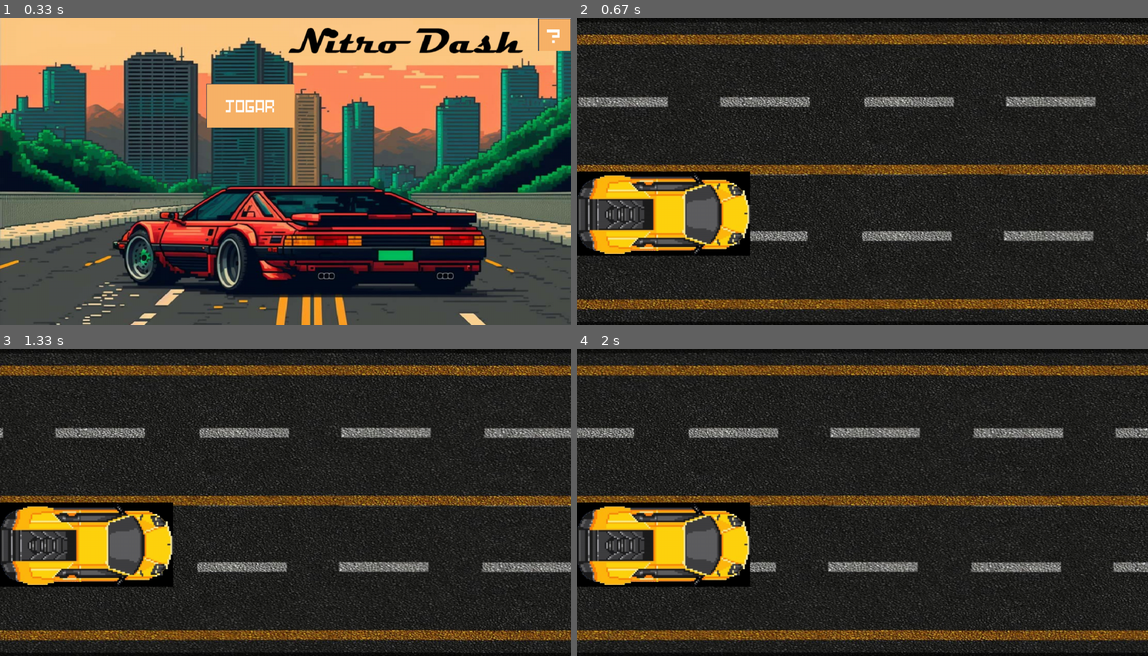
Above: before the commit, frames 1-4 (two rows, left to right).
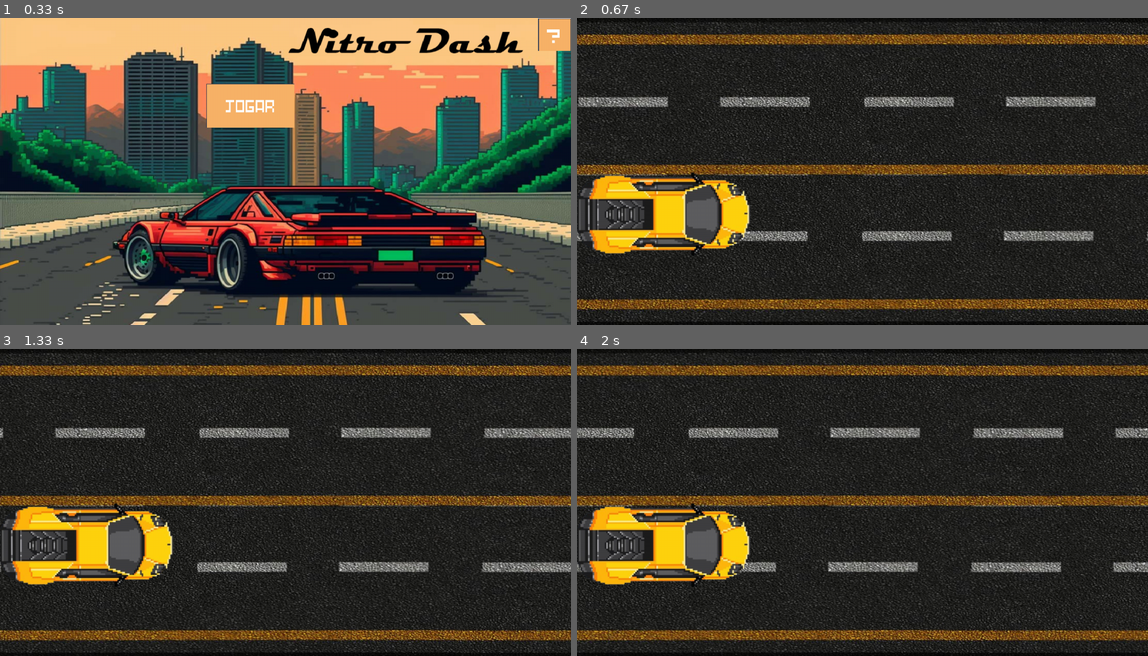
Above: after the commit, the same moments.

Repository: wellingtonrs07/PyGame_2023
Game: pygame game, started from Jogo.py
The game is run twice, just before and just after one commit, with the same random seed, the same clock (stepped at 60 frames per second) and the same inputs.
Inputs (mouse positions are in pixels of both pictures, inside the frame that each line leads up to):
- Up to frame 1 (0.33 s): no input
- Up to frame 2 (0.67 s): click (828, 107) at 0.38 s
- Up to frame 3 (1.33 s): no input
- Up to frame 4 (2 s): no input

Frame 1 is identical in both runs. In frame 2, 1.3% of the frame differs, in the area x 0-31%, y 50-78%; in frame 3, 1.2%; in frame 4, 1.3%.

Commit message:
tirando fundo do carro

Diff:
--- a/assets.py
+++ b/assets.py
@@ -22,7 +22,7 @@
     assets[TelaInstrucao] = pygame.transform.scale(assets[TelaInstrucao],(largura, altura))
 
     assets[RUA] = pygame.image.load(os.path.join(Imagens, 'rua.png')).convert()
-    assets[JOGADOR] = pygame.image.load(os.path.join(Imagens, 'carro_imagem.png')).convert()
+    assets[JOGADOR] = pygame.image.load(os.path.join(Imagens, 'carro_imagem.png')).convert_alpha()
 
     assets
 
